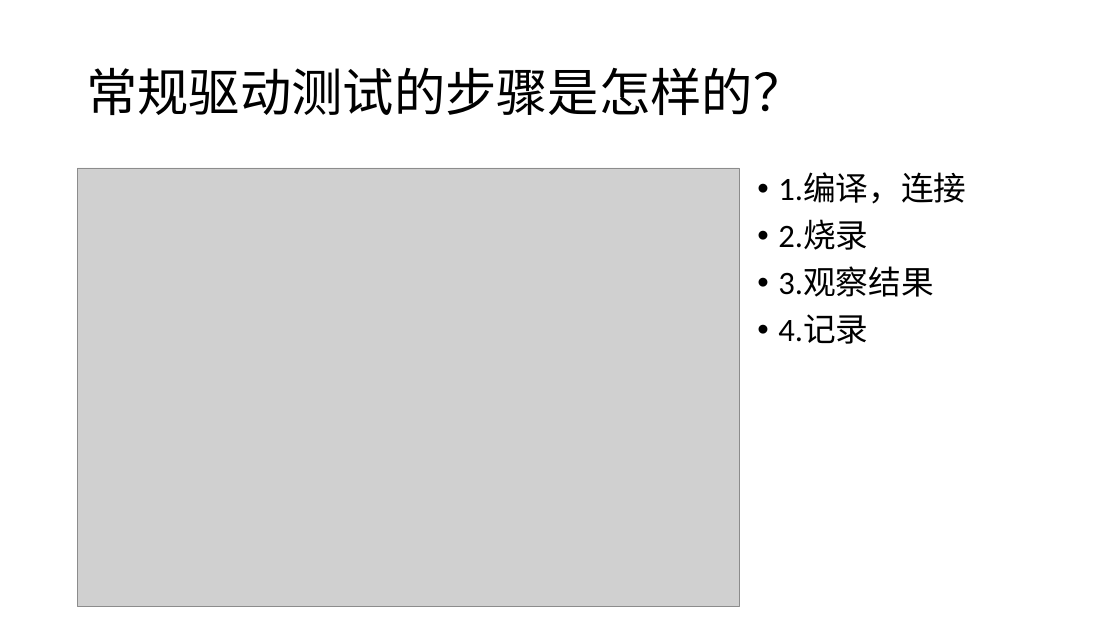
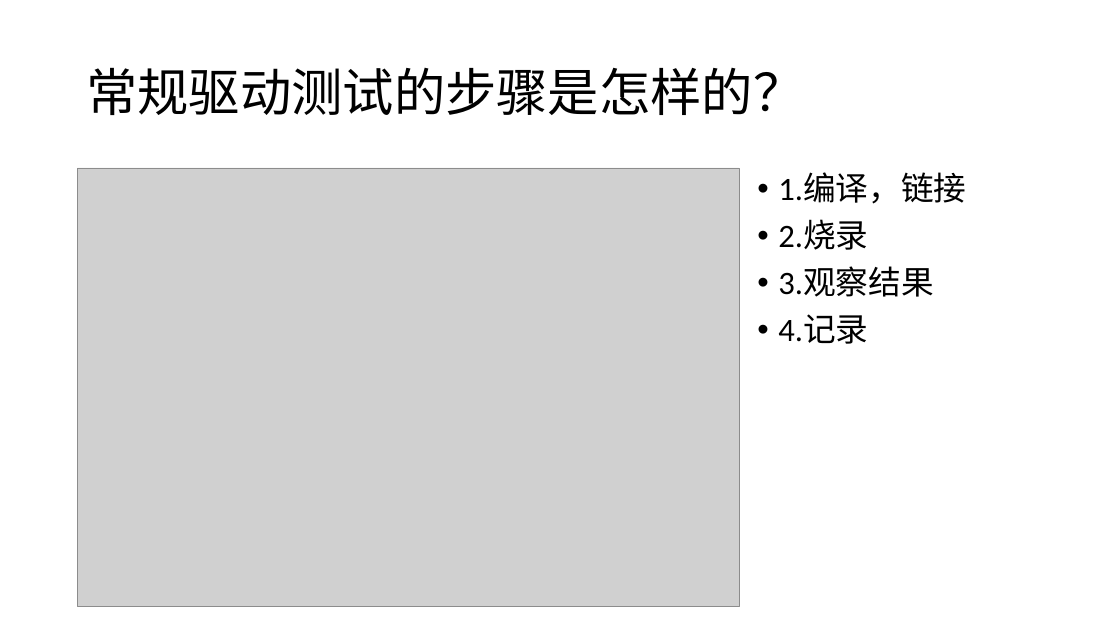
Before and after one commit to whitebkues1/ppt, a slide deck: slide 7 of xianzheng.pptx. Drawn at 1120x630 pixels with LibreOffice and Linux fonts; fonts in the diff are those of the drawing; grey boxes stand for pictures. Boxes give left, top, right and bottom in pixels: in the first picture for what was removed or moved away, otherwise in the second. Text is boxed around its words. In the diff, an @@ line names an element or a change of style, - is before the commit and + after.

```diff
--- a/xianzheng.pptx
+++ b/xianzheng.pptx
@@ text at (778,173,966,204): text changed @@
-• 1.编译，连接
+• 1.编译，链接
```
Also in this commit, not shown: 10 other slides changed, 5 other files.
